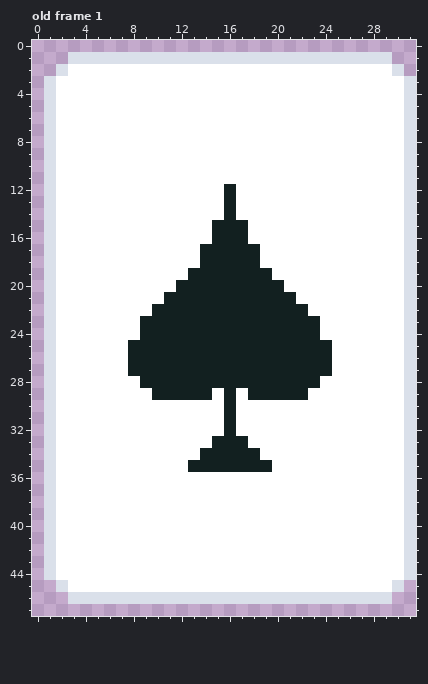
Pixel-art file -- BossRushGame/Assets/Art/Sprites/PokerBoss/Card.aseprite. The picture above is the old version.
32x48 pixels, 2 frames. Shown: old frame 1. The commit also changed other frames, which this record leaves out.
Now the later version:
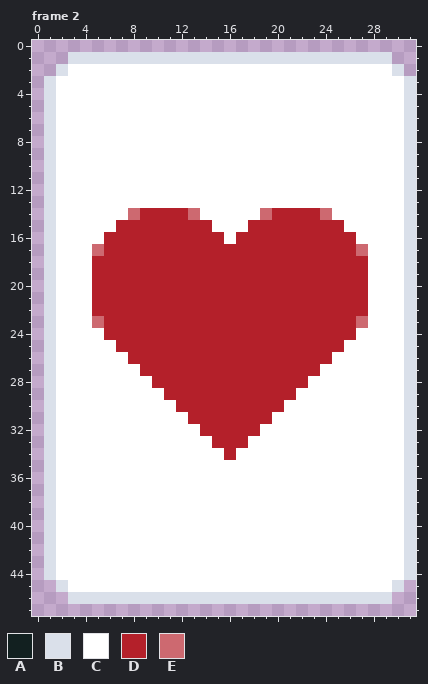
Palette (. is transparent): A #122020  B #dae0ea  C #ffffff  D #b4202a  E #cd6970
A new or re-ordered frame is compared with the old frame closest to it.
Commit message: Boss pick random card
Diff:
{"change": "frames 2 -> 5"}
{"where": "frame 2 is new; against old frame 1"}
{"frame":2,"y":12,"x":16,"old":"A","new":"C"}
{"frame":2,"y":13,"x":16,"old":"A","new":"C"}
{"frame":2,"y":14,"x":8,"old":"CCCCCC","new":"EDDDDE"}
{"frame":2,"y":14,"x":16,"old":"A","new":"C"}
{"frame":2,"y":14,"x":19,"old":"CCCCCC","new":"EDDDDE"}
{"frame":2,"y":15,"x":7,"old":"CCCCCCCCAAACCCCCCCC","new":"DDDDDDDDCCCDDDDDDDD"}
{"frame":2,"y":16,"x":6,"old":"CCCCCCCCCAAACCCCCCCCC","new":"DDDDDDDDDDCDDDDDDDDDD"}
{"frame":2,"y":17,"x":5,"old":"CCCCCCCCCAAAAACCCCCCCCC","new":"EDDDDDDDDDDDDDDDDDDDDDE"}
{"frame":2,"y":18,"x":5,"old":"CCCCCCCCCAAAAACCCCCCCCC","new":"DDDDDDDDDDDDDDDDDDDDDDD"}
{"frame":2,"y":19,"x":5,"old":"CCCCCCCCAAAAAAACCCCCCCC","new":"DDDDDDDDDDDDDDDDDDDDDDD"}
{"frame":2,"y":20,"x":5,"old":"CCCCCCCAAAAAAAAACCCCCCC","new":"DDDDDDDDDDDDDDDDDDDDDDD"}
{"frame":2,"y":21,"x":5,"old":"CCCCCCAAAAAAAAAAACCCCCC","new":"DDDDDDDDDDDDDDDDDDDDDDD"}
{"frame":2,"y":22,"x":5,"old":"CCCCCAAAAAAAAAAAAACCCCC","new":"DDDDDDDDDDDDDDDDDDDDDDD"}
{"frame":2,"y":23,"x":5,"old":"CCCCAAAAAAAAAAAAAAACCCC","new":"EDDDDDDDDDDDDDDDDDDDDDE"}
{"frame":2,"y":24,"x":6,"old":"CCCAAAAAAAAAAAAAAACCC","new":"DDDDDDDDDDDDDDDDDDDDD"}
{"frame":2,"y":25,"x":7,"old":"CAAAAAAAAAAAAAAAAAC","new":"DDDDDDDDDDDDDDDDDDD"}
{"frame":2,"y":26,"x":8,"old":"AAAAAAAAAAAAAAAAA","new":"DDDDDDDDDDDDDDDDD"}
{"frame":2,"y":27,"x":8,"old":"AAAAAAAAAAAAAAAAA","new":"CDDDDDDDDDDDDDDDC"}
{"frame":2,"y":28,"x":9,"old":"AAAAAAAAAAAAAAA","new":"CDDDDDDDDDDDDDC"}
{"frame":2,"y":29,"x":10,"old":"AAAAACACAAAAA","new":"CDDDDDDDDDDDC"}
{"frame":2,"y":30,"x":12,"old":"CCCCACCCC","new":"DDDDDDDDD"}
{"frame":2,"y":31,"x":13,"old":"CCCACCC","new":"DDDDDDD"}
{"frame":2,"y":32,"x":14,"old":"CCACC","new":"DDDDD"}
{"frame":2,"y":33,"x":15,"old":"AAA","new":"DDD"}
{"frame":2,"y":34,"x":14,"old":"AAAAA","new":"CCDCC"}
{"frame":2,"y":35,"x":13,"old":"AAAAAAA","new":"CCCCCCC"}
